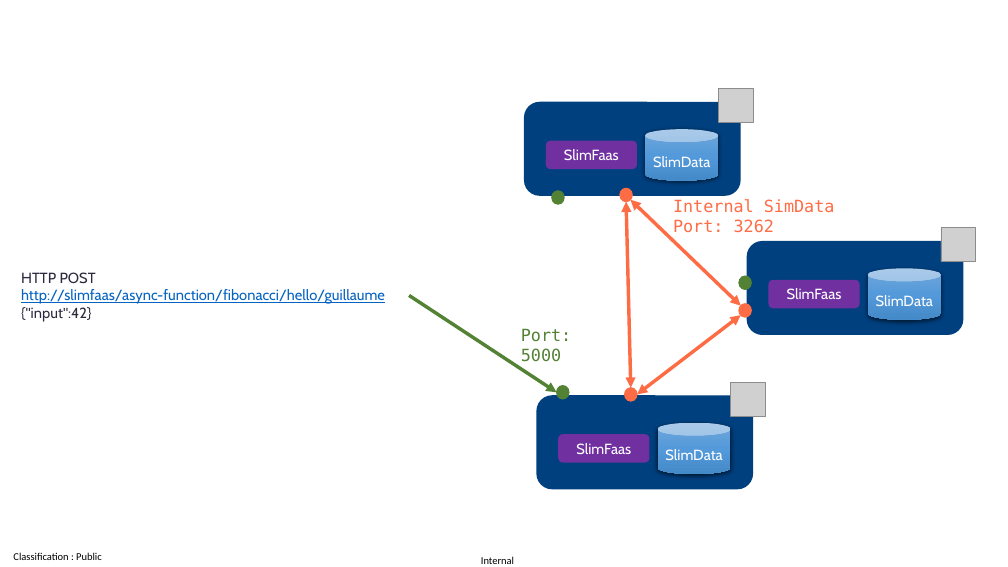
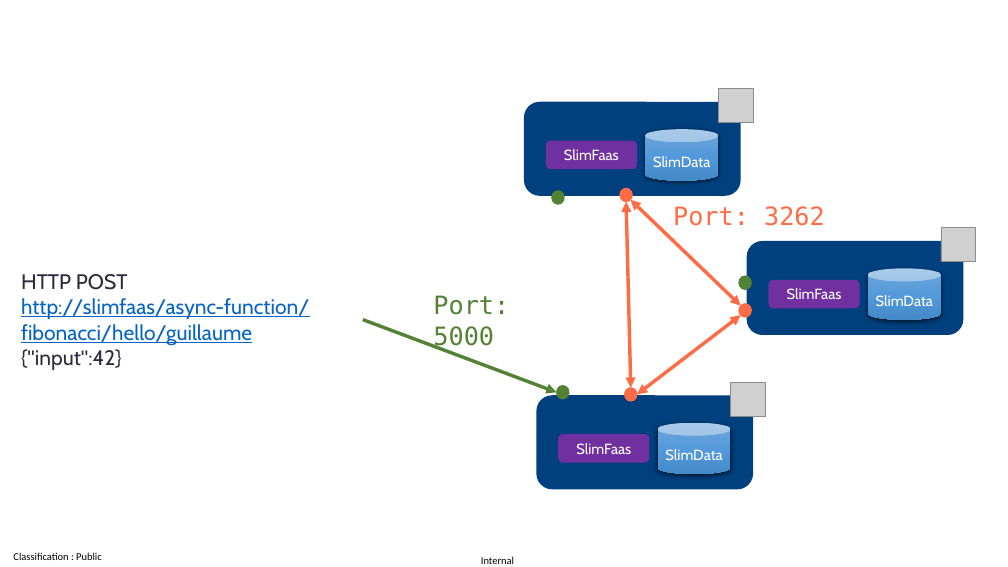
Before and after one commit to AxaFrance/SlimFaas, a slide deck: slide 5 of documentation/slimfaas.pptx. Drawn at 1008x567 pixels with LibreOffice and Linux fonts; fonts in the diff are those of the drawing; grey boxes stand for pictures. Boxes give left, top, right and bottom in pixels: in the first picture for what was removed or moved away, otherwise in the second. Text is boxed around its words. In the diff, an @@ line names an element or a change of style, - is before the commit and + after.

```diff
--- a/documentation/slimfaas.pptx
+++ b/documentation/slimfaas.pptx
@@ text "Port: 3262": place and size @@
-text "Port: 3262" at (665,206,871,226)
+text "Port: 3262" at (673,206,825,226)
@@ text at (673,206,825,226): text changed; size 16 to 24 pt @@
-Internal SimData Port: 3262
+Port: 3262
@@ text "HTTP POST" at (21,274,309,370): size 14 to 20 pt @@
@@ text "Port: 5000": place and size @@
-text "Port: 5000" at (521,328,571,362)
+text "Port: 5000" at (433,295,509,351)
@@ text "Port: 5000" at (433,295,509,351): size 16 to 24 pt @@
@@ arrow moved from (409, 296) - (557, 392) to (363, 320) - (557, 392) @@
```
Also in this commit, not shown: 2 other slides changed, 8 other files.
